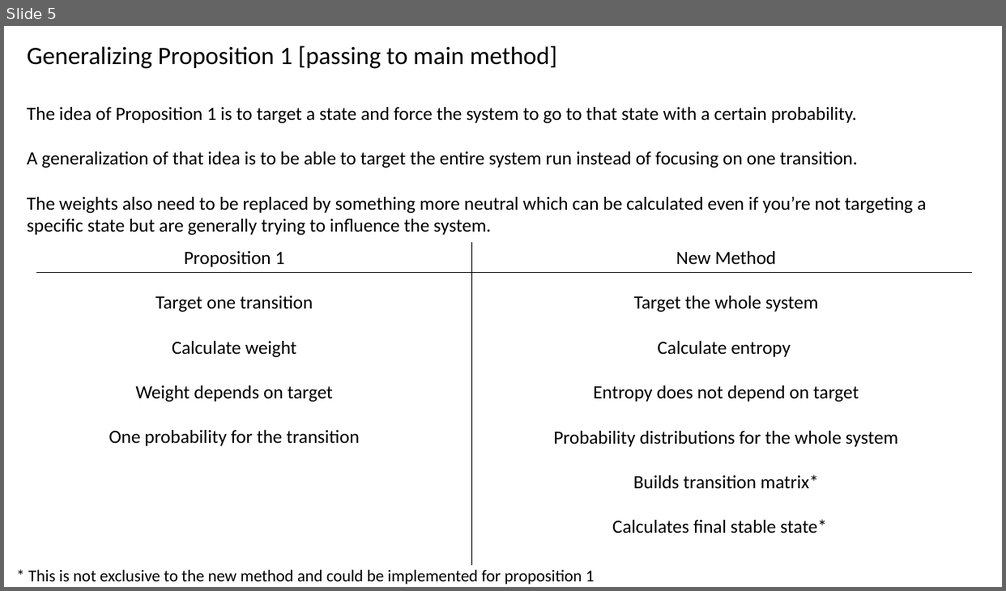
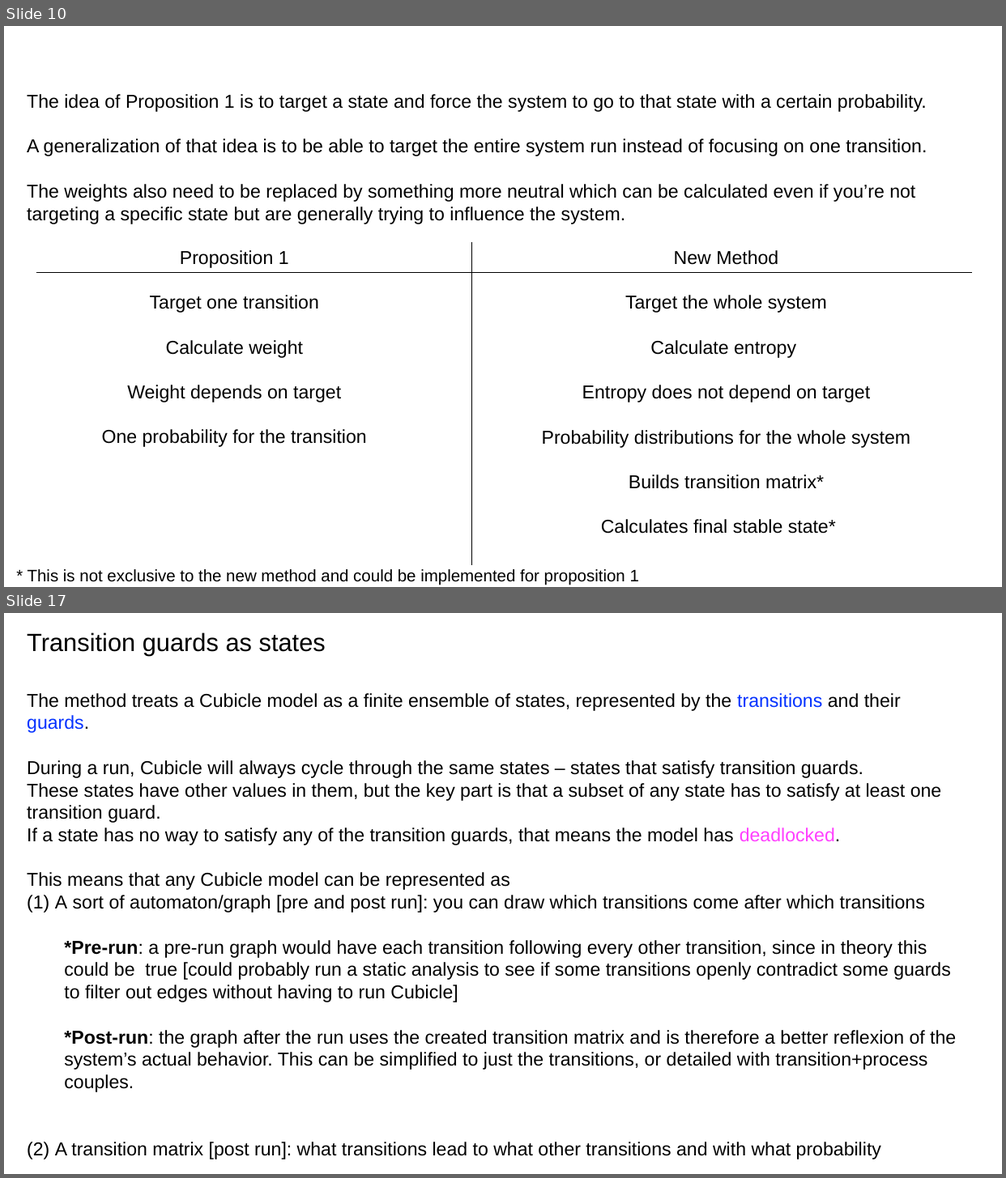
Before and after one commit to cubicle-model-checker/cubicle, a slide deck: mcmc_method.pptx. Shown one above the other, each under a label of ours: slide 5 before the commit, slides 10 and 17 after it; the slides between them are not shown. The pictures are 1006x591 and 1006x1178 pixels, drawn with LibreOffice and Linux fonts; fonts in the diff are those of the drawing. Boxes give left, top, right and bottom in pixels: in the first picture for what was removed or moved away, otherwise in the second. Text is boxed around its words. In the diff, an @@ line names an element or a change of style, - is before the commit and + after.

```diff
--- a/mcmc_method.pptx
+++ b/mcmc_method.pptx
@@ slide 17 added at [4, 613, 1002, 1174], background #FFFFFF @@
@@ text added at [27, 632, 326, 656], 24 pt, text #000000 @@
+Transition guards as states
@@ text added at [27, 693, 956, 1093], 18 pt, text #000000 @@
+The method treats a Cubicle model as a finite ensemble of states, represented by the transitions and their guards.
+During a run, Cubicle will always cycle through the same states – states that satisfy transition guards.
+These states have other values in them, but the key part is that a subset of any state has to satisfy at least one transition guard.
+If a state has no way to satisfy any of the transition guards, that means the model has deadlocked.
+This means that any Cubicle model can be represented as
+(1) A sort of automaton/graph [pre and post run]: you can draw which transitions come after which transitions
+  *Pre-run: a pre-run graph would have each transition following every other transition, since in theory this could be true [could probably run a static analysis to see if some transitions openly contradict some guards to filter out edges without having to run Cubicle]
+  *Post-run: the graph after the run uses the created transition matrix and is therefore a better reflexion of the system’s actual behavior. This can be simplified to just the transitions, or detailed with transition+process couples.
+(2) A transition matrix [post run]: what transitions lead to what other transitions and with what probability
@@ what was slide 5 is now slide 10 @@
@@ slide 10 changed as well @@
@@ text removed at [27, 45, 557, 69] @@
-Generalizing Proposition 1 [passing to main method]
@@ font Calibri to Arial in 4 elements at [102, 250, 367, 447], [542, 250, 910, 534], [27, 570, 639, 586], [27, 94, 927, 224] @@
@@ text "The idea of Proposition 1 ...": place and size @@
-text "The idea of Proposition 1 ..." at [27, 107, 926, 235]
+text "The idea of Proposition 1 ..." at [27, 94, 927, 224]
```
Also in this commit, not shown: 8 other slides changed, 14 other slides added, 3 slides removed.
